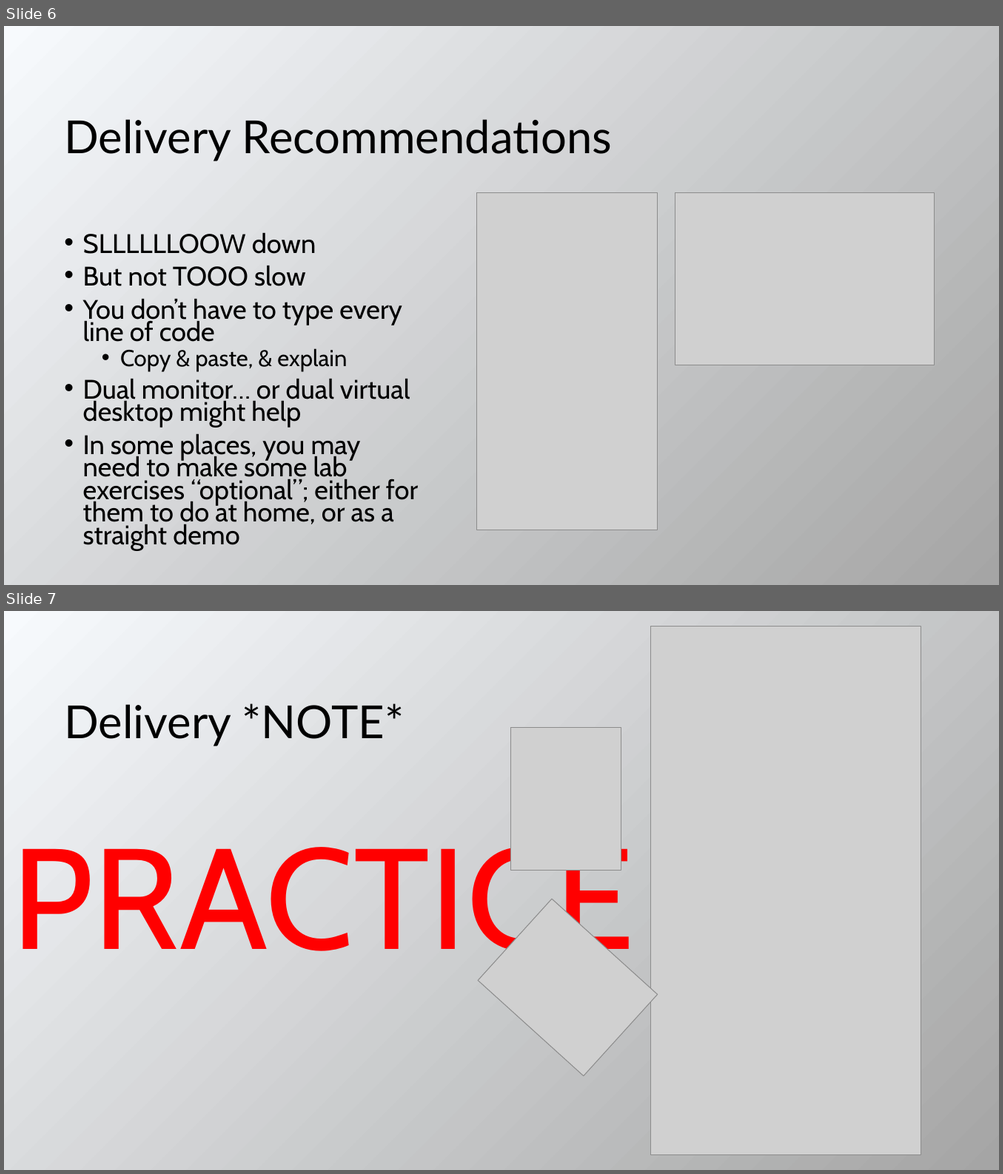
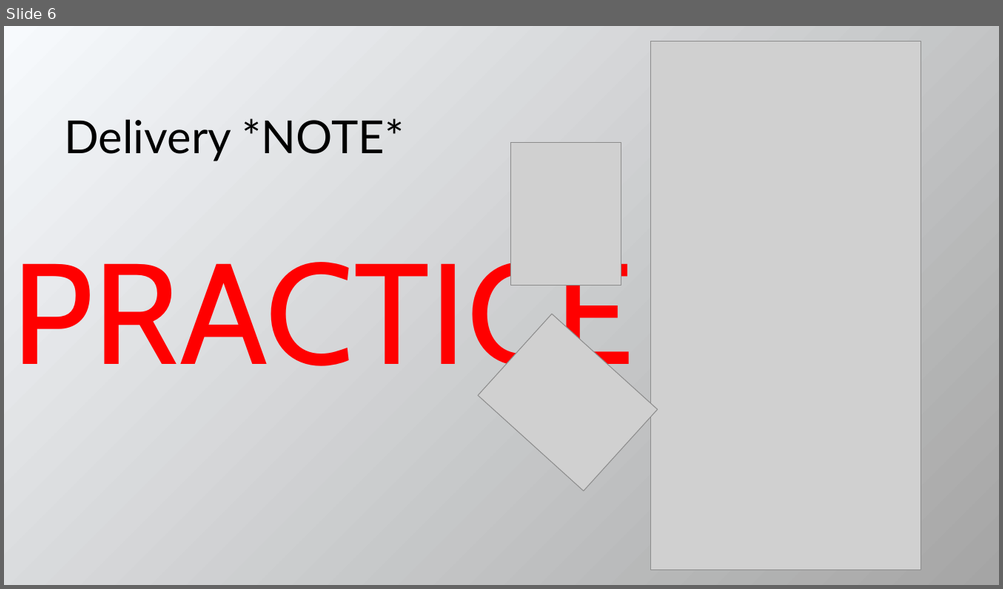
Before and after one commit to evangelism/WinDevWorkshop, a slide deck: 10.08.15.Train the Trainer.pptx. Shown one above the other, each under a label of ours: slides 6 and 7 before the commit, slide 6 after it. The pictures are 1003x1174 and 1003x589 pixels, drawn with LibreOffice and Linux fonts; fonts in the diff are those of the drawing; grey boxes stand for pictures. Boxes give left, top, right and bottom in pixels: in the first picture for what was removed or moved away, otherwise in the second. Text is boxed around its words. In the diff, an @@ line names an element or a change of style, - is before the commit and + after.

```diff
--- a/10.08.15.Train the Trainer.pptx
+++ b/10.08.15.Train the Trainer.pptx
@@ slide 6 removed at <box>4,26,999,585</box>, background gradient #F7FAFD to #A5A5A5 @@
@@ title removed at <box>64,119,612,161</box> @@
-Delivery Recommendations
@@ picture removed at <box>477,193,657,531</box> @@
@@ picture removed at <box>674,193,933,366</box> @@
@@ text removed at <box>83,232,418,551</box> @@
-• SLLLLLLOOW down
-• But not TOOO slow
-• You don’t have to type every line of code
-  • Copy & paste, & explain
-• Dual monitor… or dual virtual desktop might help
-• In some places, you may need to make some lab exercises “optional”; either for them to do at home, or as a straight demo
@@ what was slide 7 is now slide 6 @@
```
Also in this commit, not shown: 8 slides changed, 1 slide added.
